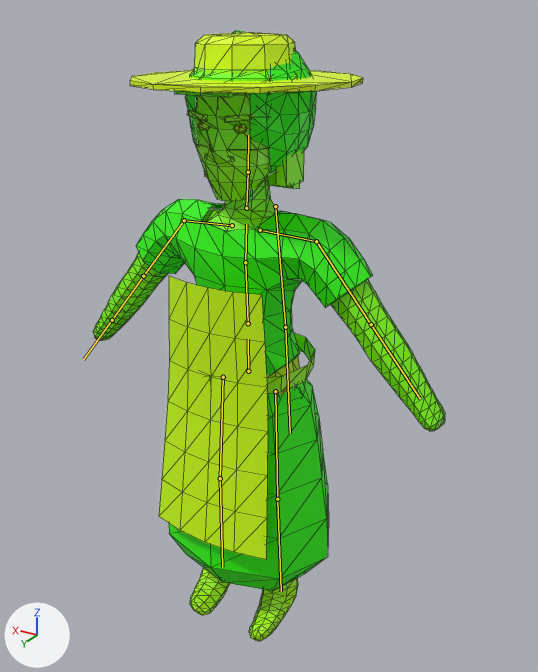
A saved change to the glTF model assets/models/folk.glb.
Before and after are seen from a camera (50 mm lens) standing at (-1.181, 1.841, 2.017) and looking at (-0.082, 0.009, 1.102). The axes (+X, +Y, +Z) are drawn at lower left. The lights are the same throughout. The first picture is the older version. The bones that change, and the others that lie on the model, are drawn over the model as lines. Mesh edges are drawn as thin lines.

The first picture shows 'fk_apron', 'fk_beard', 'fk_core', 'fk_dress', 'fk_hair_long', 'fk_hat_brim', 'fk_hat_cap', 'fk_hat_hood', 'fk_shoes', 'fk_trousers', 'fk_tunic'.
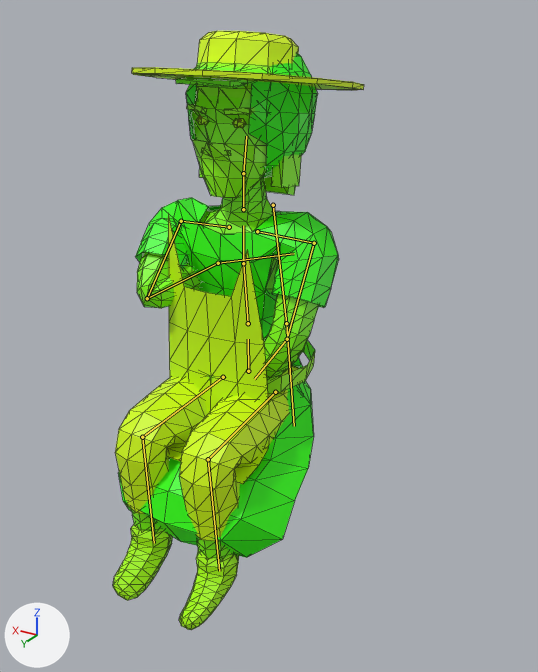
The newer file adds an action. The first version stands in its rest pose; the second is drawn at frame 48 of the action 'sitdrink'.

What differs and where, as boxes (x1, y1, x2, y2) in the pictures (538 x 672 px):
'fk_apron', posed: before (159, 276, 268, 560); after (167, 214, 269, 484)
'fk_tunic', posed (14% narrower): before (136, 199, 373, 393); after (135, 198, 338, 393)
'fk_core', posed: before (93, 100, 445, 431); after (131, 95, 319, 561)
'fk_dress', posed (22% wider, 16% shorter): before (169, 379, 329, 591); after (118, 381, 314, 558)
'fk_trousers', posed: before (267, 356, 300, 395); after (115, 366, 299, 541)
'fk_hat_brim', posed: before (130, 32, 363, 93); after (132, 31, 364, 90)
'fk_shoes', posed: before (190, 568, 298, 641); after (113, 525, 239, 630)
'fk_hat_hood', posed: before (185, 31, 317, 175); after (186, 53, 317, 178)
'fk_beard', posed: before (195, 143, 270, 201); after (193, 140, 267, 198)
'fk_hair_long', posed: before (195, 93, 304, 189); after (196, 84, 301, 195)
'fk_hat_cap', posed: before (175, 70, 298, 97); after (176, 66, 299, 88)
bone 'spine', root to tip: before (248, 323) to (245, 262); after (248, 323) to (243, 263)
bone 'head', root to tip: before (248, 172) to (248, 135); after (243, 173) to (246, 136)
bone 'upperArm.L', root to tip: before (316, 241) to (371, 324); after (314, 243) to (287, 338)
bone 'forearm.L', root to tip: before (371, 324) to (420, 398); after (287, 339) to (254, 379)
bone 'upperArm.R', root to tip: before (184, 220) to (143, 276); after (181, 221) to (147, 298)
bone 'forearm.R', root to tip: before (143, 276) to (112, 320); after (147, 298) to (218, 263)
bone 'hand.R', root to tip: before (112, 320) to (83, 359); after (218, 263) to (294, 253)
bone 'thigh.L', root to tip: before (275, 391) to (277, 499); after (275, 392) to (208, 459)
bone 'shin.L', root to tip: before (277, 499) to (281, 591); after (208, 459) to (219, 571)
bone 'thigh.R', root to tip: before (223, 377) to (220, 478); after (223, 377) to (142, 437)
bone 'shin.R', root to tip: before (220, 478) to (222, 567); after (142, 437) to (154, 543)

What the commit changed:
Bone 'spine' (bone_spine) turns from (0, 0, 0) to (-3, 0, 0) degrees about its own x, y and z.
Bone 'head' (bone_head) turns from (0, 0, 0) to (10, 0, 0) degrees about its own x, y and z.
Bone 'upperArm.L' (bone_upperarm_l) turns from (0, 0, 0) to (1, -15, -51) degrees about its own x, y and z.
Bone 'forearm.L' (bone_forearm_l) turns from (0, 0, 0) to (-54, 0, 0) degrees about its own x, y and z.
Bone 'upperArm.R' (bone_upperarm_r) turns from (0, 0, 0) to (19, 20, 70) degrees about its own x, y and z.
Bone 'forearm.R' (bone_forearm_r) turns from (0, 0, 0) to (-142, 0, 0) degrees about its own x, y and z.
Bone 'hand.R' (bone_hand_r) turns from (0, 0, 0) to (20, 0, 0) degrees about its own x, y and z.
Bone 'thigh.L' (bone_thigh_l) turns from (0, 0, 0) to (84, 0, -4) degrees about its own x, y and z.
Bone 'shin.L' (bone_shin_l) turns from (0, 0, 0) to (-86, 3, 0) degrees about its own x, y and z.
Bone 'thigh.R' (bone_thigh_r) turns from (0, 0, 0) to (84, 0, 4) degrees about its own x, y and z.
Bone 'shin.R' (bone_shin_r) turns from (0, 0, 0) to (-86, -3, 0) degrees about its own x, y and z.
